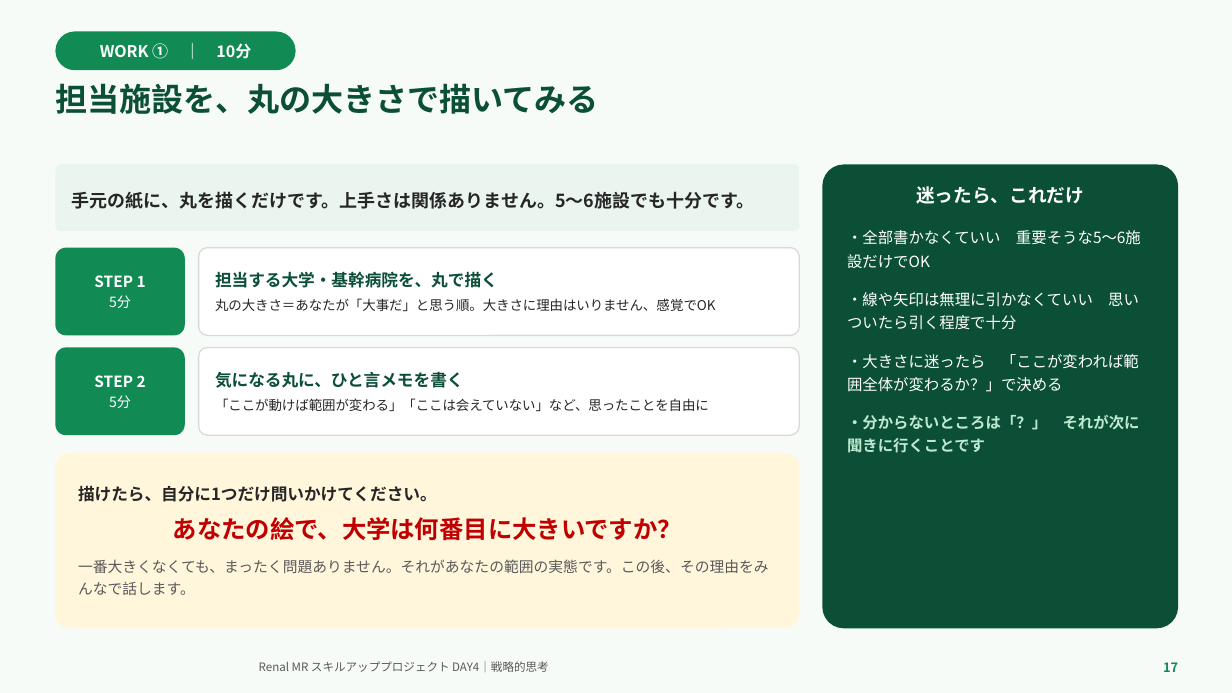
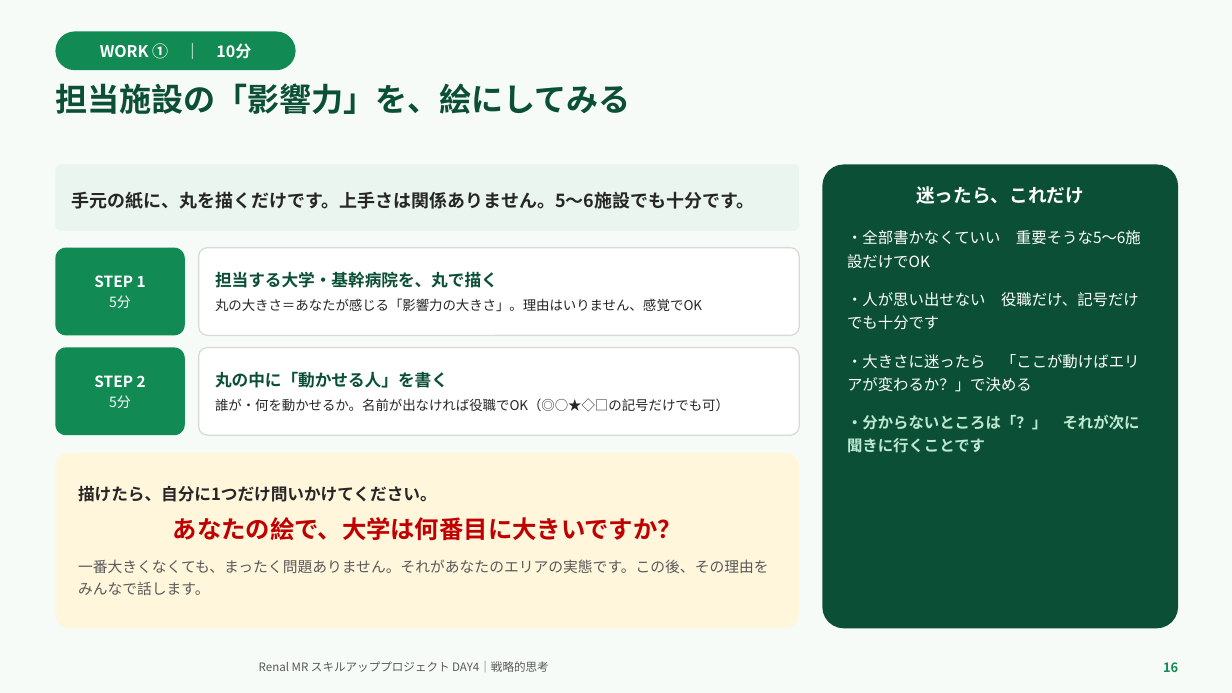
Before and after one commit to TAKUYA-1187/Claude, a slide deck: slide 16 of novartis_training/DAY4_ちょっと分かるだけで世界が変わる.pptx (slide 17 before the commit). Drawn at 1232x693 pixels with LibreOffice and Linux fonts; fonts in the diff are those of the drawing; background and template pictures are left out. Boxes give left, top, right and bottom in pixels: in the first picture for what was removed or moved away, otherwise in the second. Text is boxed around its words. In the diff, an @@ line names an element or a change of style, - is before the commit and + after.

```diff
--- a/novartis_training/DAY4_ちょっと分かるだけで世界が変わる.pptx
+++ b/novartis_training/DAY4_ちょっと分かるだけで世界が変わる.pptx
@@ text at (55,83,631,114): text changed @@
-担当施設を、丸の大きさで描いてみる
+担当施設の「影響力」を、絵にしてみる
@@ text in rounded rectangle at (215,298,702,311): text changed @@
-丸の大きさ＝あなたが「大事だ」と思う順。大きさに理由はいりません、感覚でOK
+丸の大きさ＝あなたが感じる「影響力の大きさ」。理由はいりません、感覚でOK
@@ text in rounded rectangle at (847,292,1140,392): text changed @@
-・線や矢印は無理に引かなくていい 思いついたら引く程度で十分
-・大きさに迷ったら 「ここが変われば範囲全体が変わるか？」で決める
+・人が思い出せない 役職だけ、記号だけでも十分です
+・大きさに迷ったら 「ここが動けばエリアが変わるか？」で決める
@@ text in rounded rectangle at (215,371,729,411): text changed @@
-気になる丸に、ひと言メモを書く
-「ここが動けば範囲が変わる」「ここは会えていない」など、思ったことを自由に
+丸の中に「動かせる人」を書く
+誰が・何を動かせるか。名前が出なければ役職でOK（◎○★◇□の記号だけでも可）
@@ text in rounded rectangle at (78,559,769,595): text changed @@
-一番大きくなくても、まったく問題ありません。それがあなたの範囲の実態です。この後、その理由をみんなで話します。
+一番大きくなくても、まったく問題ありません。それがあなたのエリアの実態です。この後、その理由をみんなで話します。
@@ text at (1163,662,1178,672): text changed @@
-17
+16
```
Also in this commit, not shown: 23 other slides changed, 2 slides added, 6 slides removed, 2 other files.
